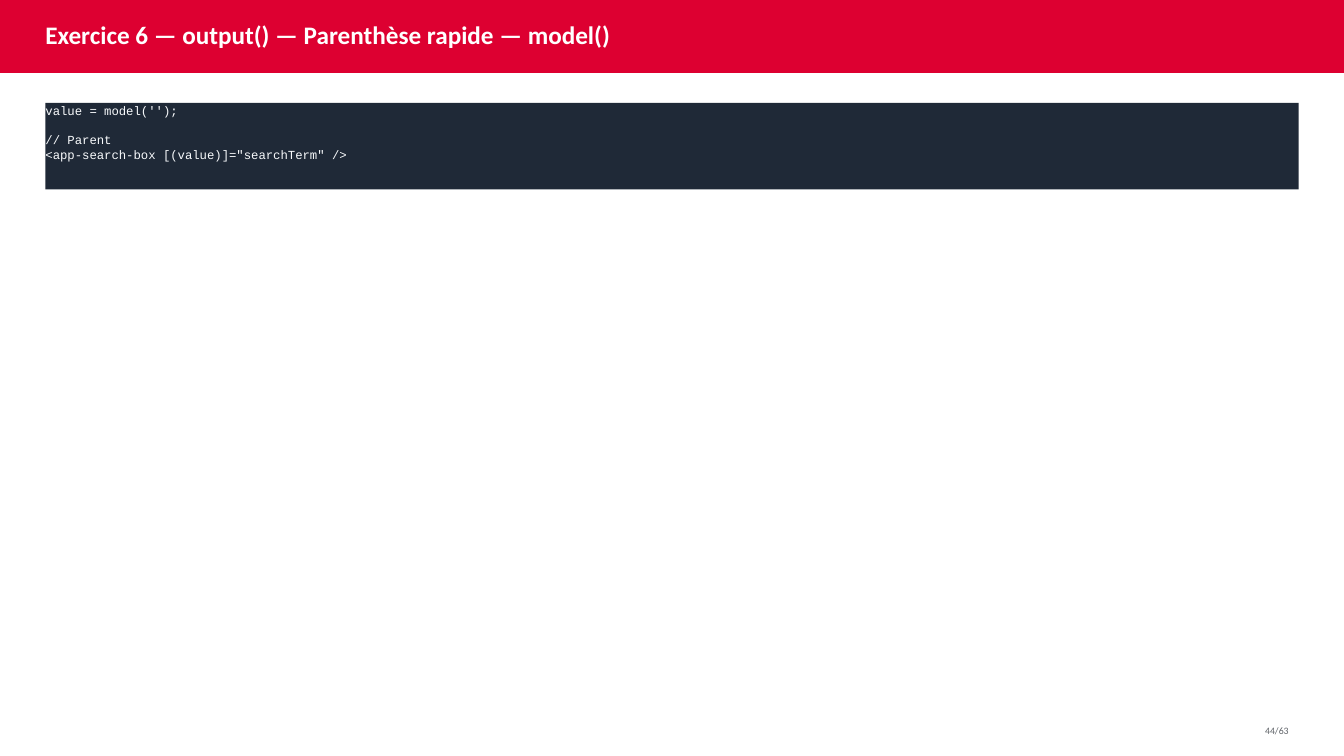
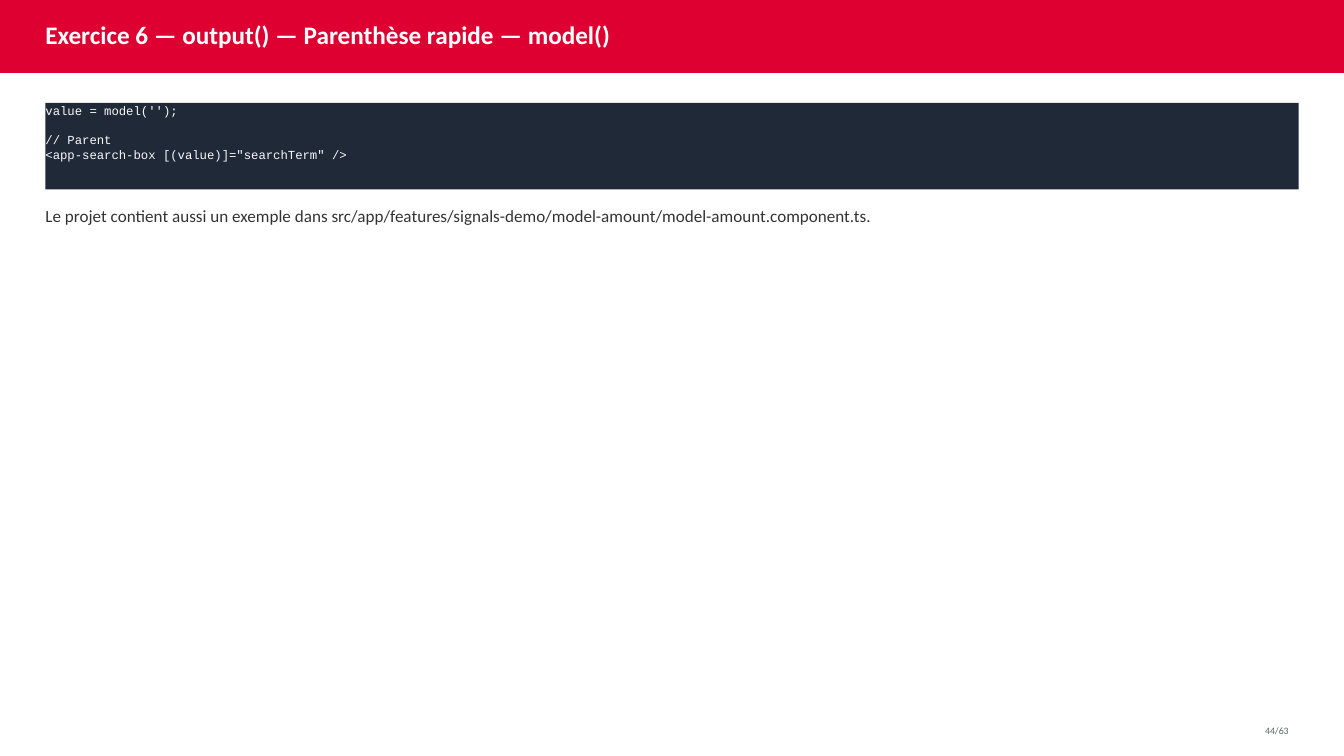
Before and after one commit to AchrafSlaoui/dojo-angular, a slide deck: slide 44 of docs/dojo-signals.pptx. Drawn at 1344x756 pixels with LibreOffice and Linux fonts; fonts in the diff are those of the drawing. Boxes give left, top, right and bottom in pixels: in the first picture for what was removed or moved away, otherwise in the second. Text is boxed around its words. In the diff, an @@ line names an element or a change of style, - is before the commit and + after.

Commit message:
ajoute exemple model signals demo

```diff
--- a/docs/dojo-signals.pptx
+++ b/docs/dojo-signals.pptx
@@ text added at (45, 210, 871, 225), 12.2 pt, text #333333 @@
+Le projet contient aussi un exemple dans src/app/features/signals-demo/model-amount/model-amount.component.ts.
```
Also in this commit, not shown: 1 other slide changed, 4 other files.
